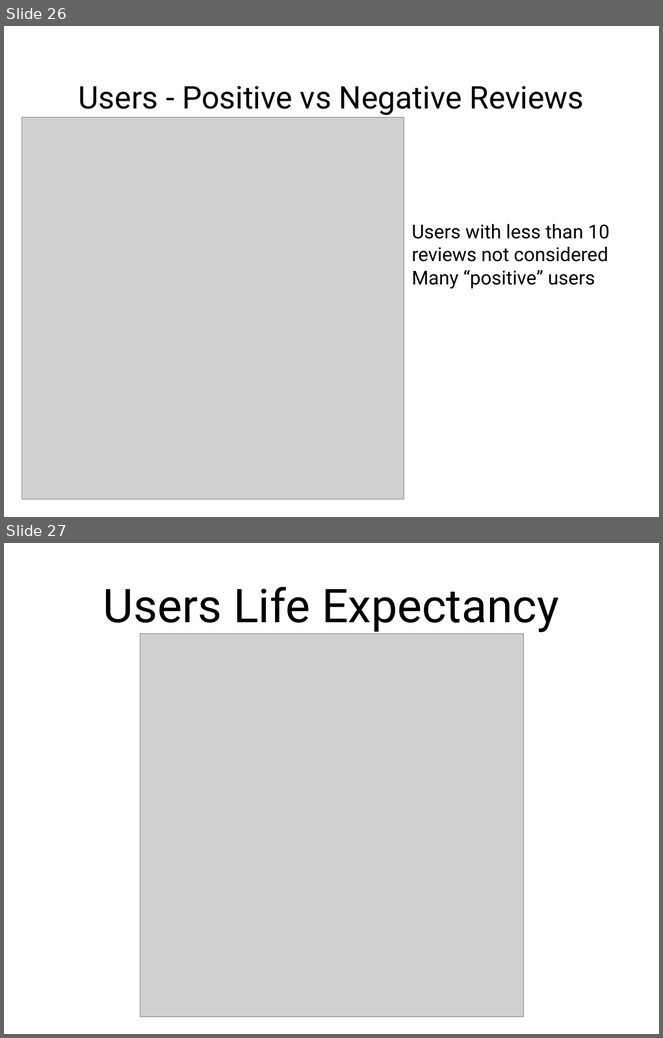
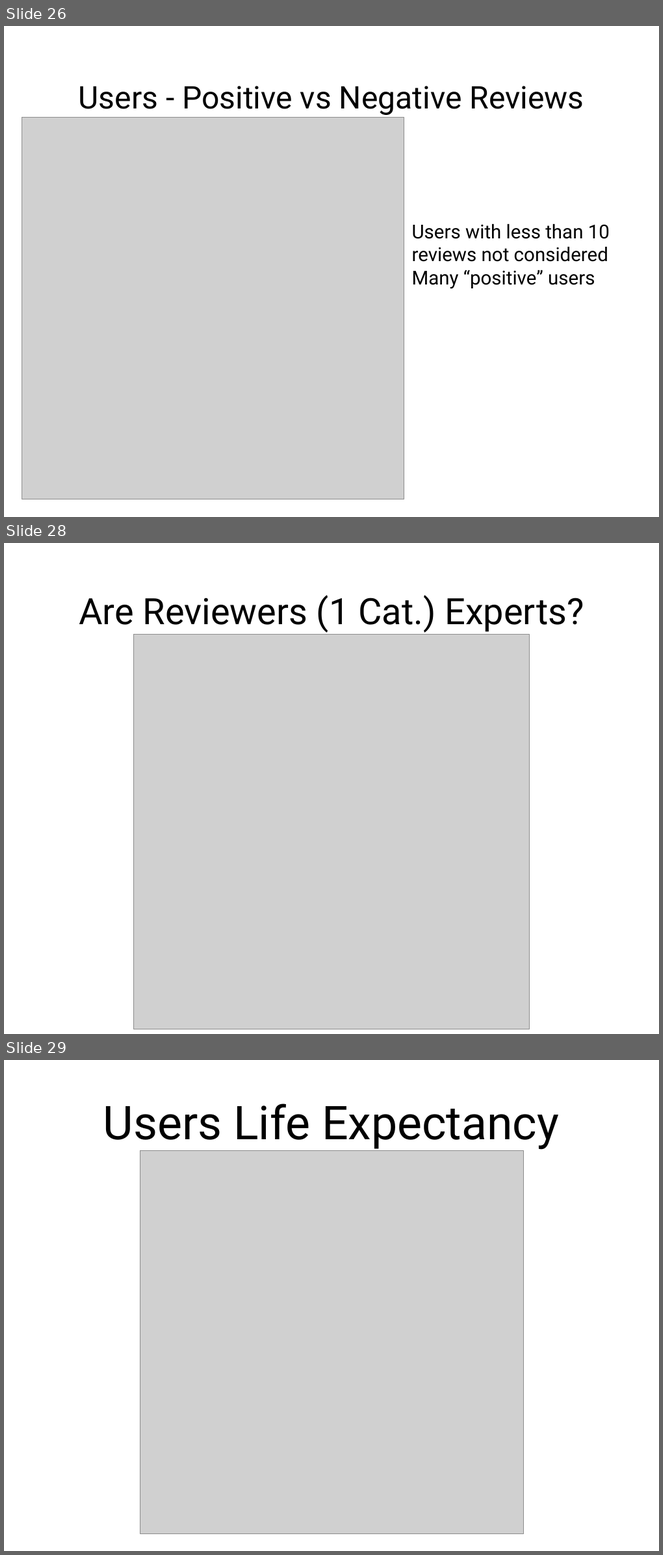
Before and after one commit to jcarreira/amazon-study, a slide deck: presentation/jcarreira_presentation.pptx. Shown one above the other, each under a label of ours: slides 26 and 27 before the commit, slides 26, 28 and 29 after it; the slides between them are not shown. The pictures are 663x1038 and 663x1555 pixels, drawn with LibreOffice and Linux fonts; fonts in the diff are those of the drawing; grey boxes stand for pictures. Boxes give left, top, right and bottom in pixels: in the first picture for what was removed or moved away, otherwise in the second. Text is boxed around its words. In the diff, an @@ line names an element or a change of style, - is before the commit and + after.

```diff
--- a/presentation/jcarreira_presentation.pptx
+++ b/presentation/jcarreira_presentation.pptx
@@ slide 28 added at bbox=[4, 543, 659, 1034], background #FFFFFF @@
@@ title added at bbox=[79, 595, 584, 633], 56.8 pt, text #000000 @@
+Are Reviewers (1 Cat.) Experts?
@@ picture added at bbox=[134, 634, 529, 1030] @@
@@ what was slide 27 is now slide 29 @@
```
Also in this commit, not shown: 7 slides changed, 2 other slides added, 1 slide removed, 2 other files.
